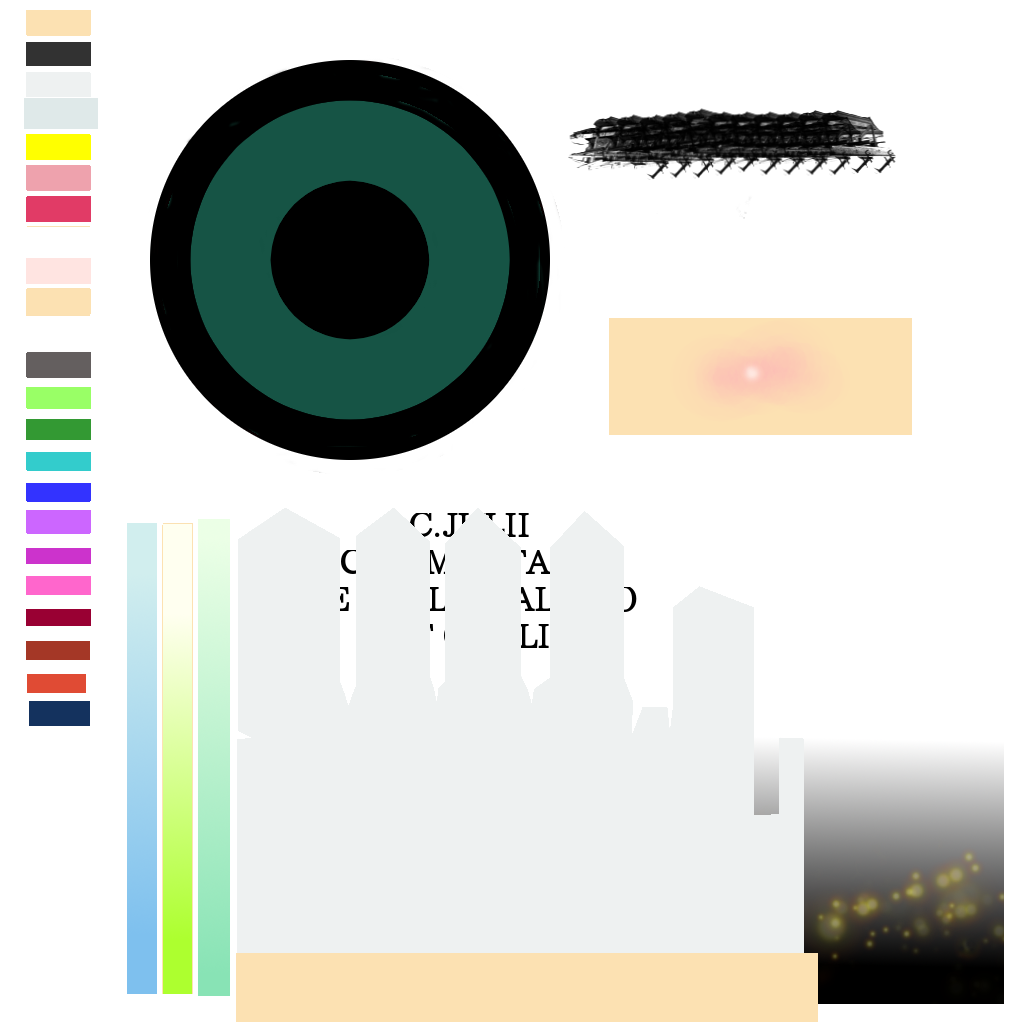
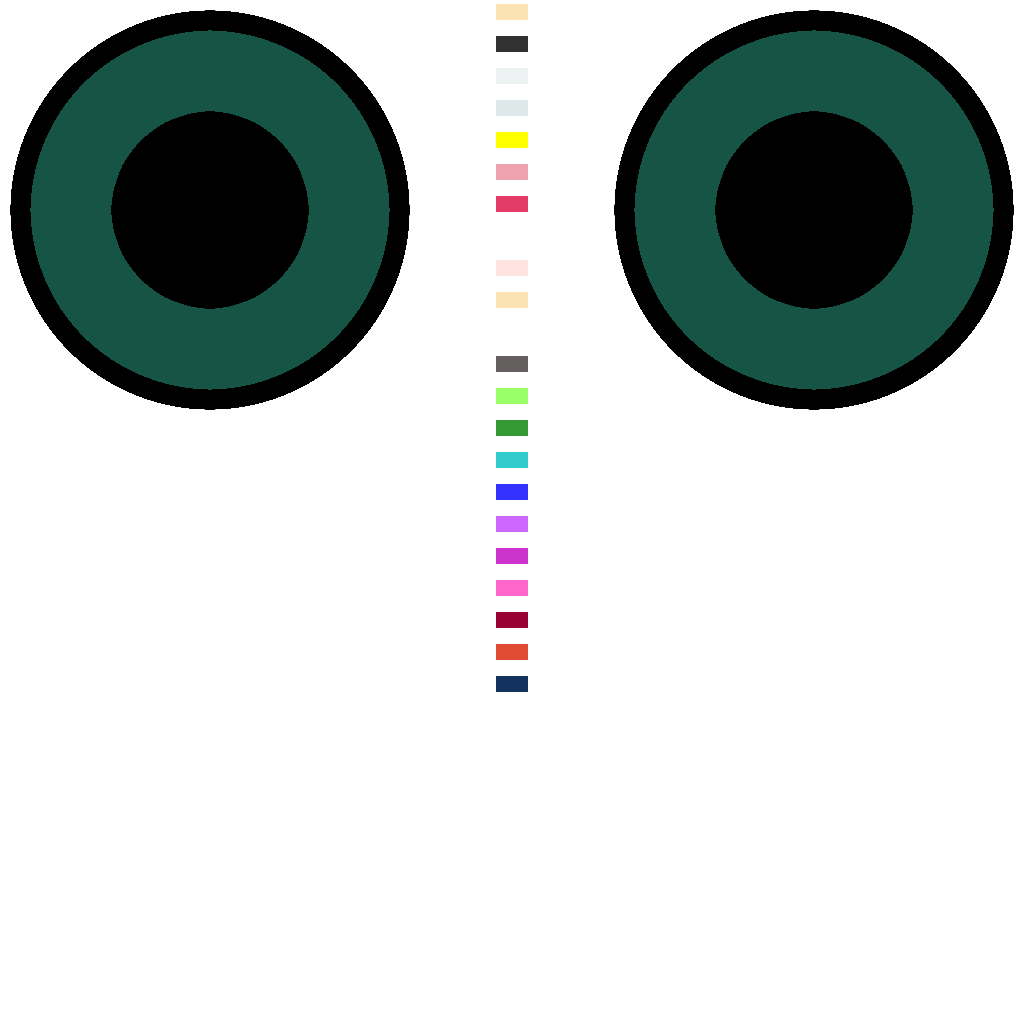
The second (1024, 1024) image is a revision of the first. Changes to its layers:
hid "レイヤー", painted on it over [left=29, top=108, right=896, bottom=1022]
hid "C.JULII ..." over [left=302, top=513, right=637, bottom=648]
removed layer "WHITE" over [left=10, top=4, right=1014, bottom=1022]
added layer "NewWhite" above "Eye #2" over [left=10, top=4, right=1014, bottom=1022]
added layer "Eye #2" above "Eye #1" over [left=111, top=111, right=913, bottom=309]
added layer "Eye #1" above "Eye" over [left=30, top=4, right=994, bottom=692]
added layer "Eye" above "NewColor" over [left=10, top=10, right=1014, bottom=410]
added layer "NewColor" above "MASK" over [left=496, top=4, right=528, bottom=692]
hid "ShadowFilter #1", moved it above "White #2" over [left=17, top=98, right=107, bottom=347]
hid "Marks", painted on it over [left=26, top=319, right=1004, bottom=1004]
renamed "Colors" to "可視部分コピー #1", hid it, painted on it over [left=17, top=4, right=1005, bottom=1005]
